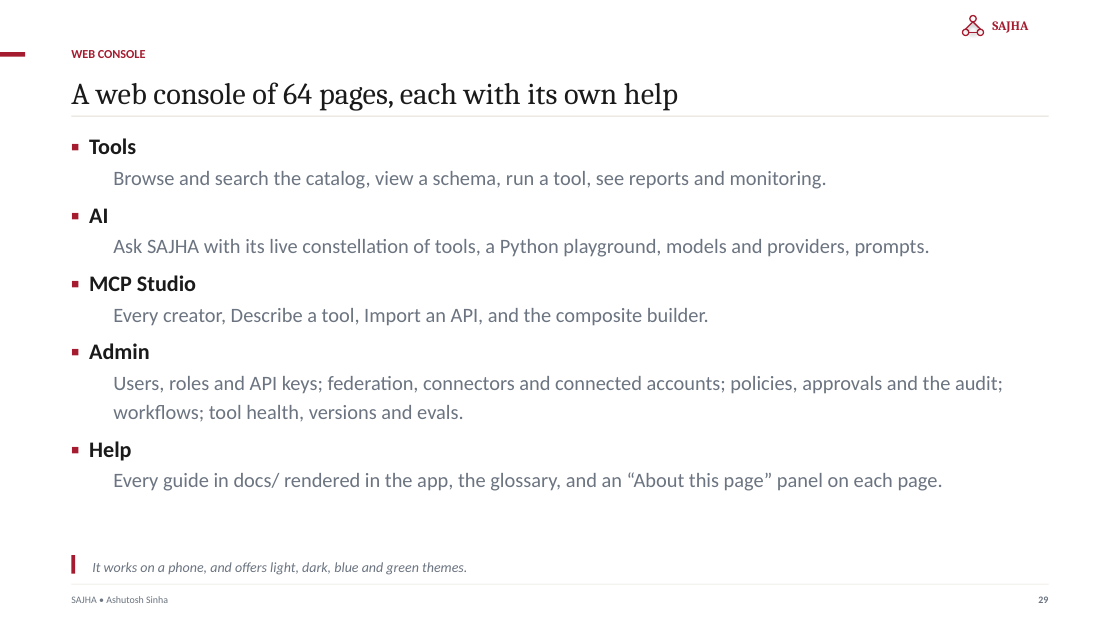
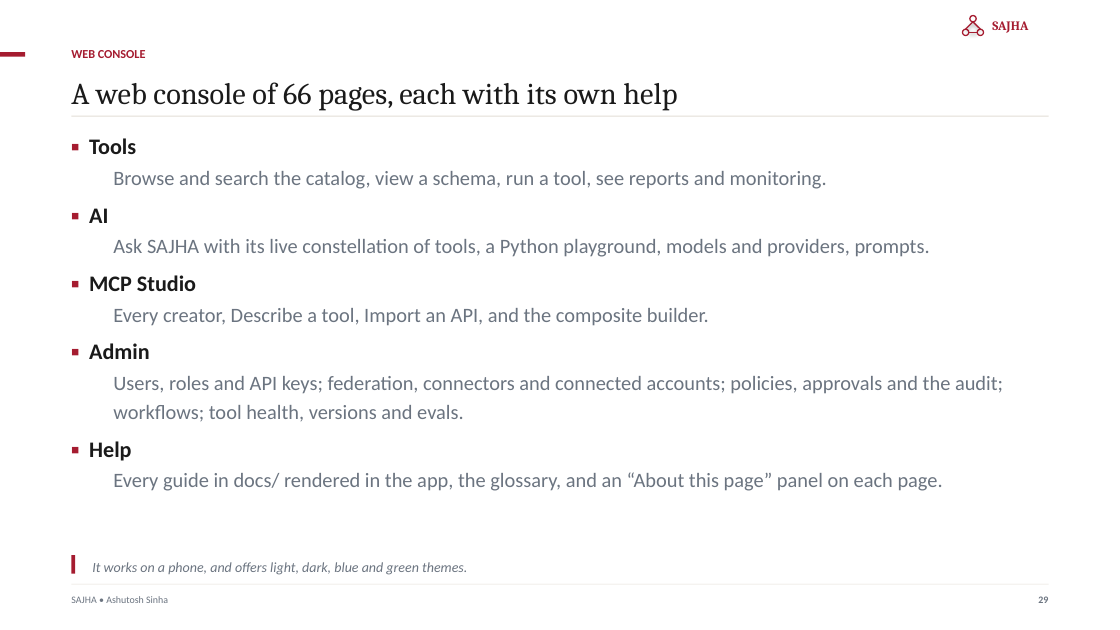
Before and after one commit to ajsinha/sajhamcpserver, a slide deck: slide 29 of docs/publications/SAJHA-MCP-Server.pptx. Drawn at 1120x630 pixels with LibreOffice and Linux fonts; fonts in the diff are those of the drawing. Boxes give left, top, right and bottom in pixels: in the first picture for what was removed or moved away, otherwise in the second. Text is boxed around its words. In the diff, an @@ line names an element or a change of style, - is before the commit and + after.

```diff
--- a/docs/publications/SAJHA-MCP-Server.pptx
+++ b/docs/publications/SAJHA-MCP-Server.pptx
@@ text at (x1=71, y1=82, x2=677, y2=111): text changed @@
-A web console of 64 pages, each with its own help
+A web console of 66 pages, each with its own help
```
Also in this commit, not shown: 6 other slides changed, 51 other files.
